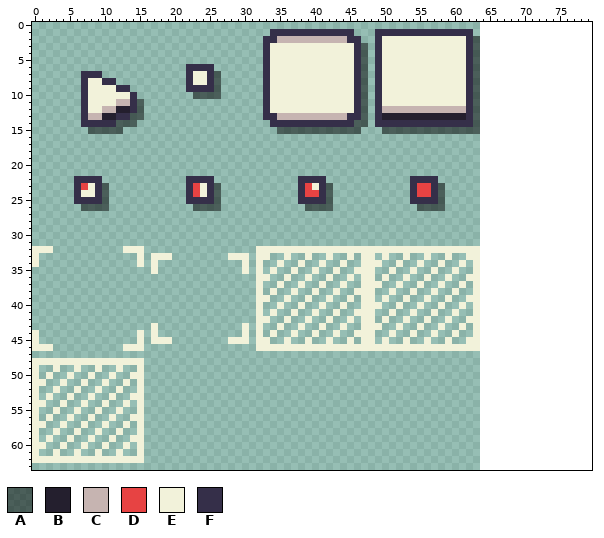
Pixel-art file, stored at Assets/Sprites/UIs.aseprite. The picture above was drawn from the file before the commit.
64x64 pixels, 1 frame. The old version is drawn lined up with the new one, on the new canvas.
Palette (. is transparent): A #0000007f  B #241f2e  C #c6b4b1  D #e74343  E #f2f2da  F #352f49
Pixels before (only the part around the change), first column x 3:
15 .....AAAAA......................AAAAAAAAAAAA...AAAAAAAAAAAAAA................
16 .............................................................................
17 .............................................................................
18 .............................................................................
19 .............................................................................
20 .............................................................................
21 .............................................................................
22 ...FFFF............FFFF............FFFF............FFFF......................
23 ...FDEFA...........FDEFA...........FDEFA...........FDDFA.....................
24 ...FEEFA...........FDEFA...........FDDFA...........FDDFA.....................
25 ...FFFFA...........FFFFA...........FFFFA...........FFFFA.....................
26 ....AAAA............AAAA............AAAA............AAAA.....................
27 .............................................................................
28 .............................................................................
29 .............................................................................
30 .............................................................................
31 .............................................................................
32 ..........EEE................EEEEEEEEEEEEEEEEEEEEEEEEEEEEEEEE................
33 ............E.EEE........EEE.EE..E..E..E..E.EE.E..E..E..E..EE................
34 ............E.E............E.E..E..E..E..E..EEE..E..E..E..E.E................
35 ..............E............E.E.E..E..E..E..EEE..E..E..E..E..E................
36 .............................EE..E..E..E..E.EE.E..E..E..E..EE................
37 .............................E..E..E..E..E..EEE..E..E..E..E.E................
38 .............................E.E..E..E..E..EEE..E..E..E..E..E................
39 .............................EE..E..E..E..E.EE.E..E..E..E..EE................
40 .............................E..E..E..E..E..EEE..E..E..E..E.E................
41 .............................E.E..E..E..E..EEE..E..E..E..E..E................
42 .............................EE..E..E..E..E.EE.E..E..E..E..EE................
43 ..............E............E.E..E..E..E..E..EEE..E..E..E..E.E................
44 ............E.E............E.E.E..E..E..E..EEE..E..E..E..E..E................
45 ............E.EEE........EEE.EE..E..E..E..E.EE.E..E..E..E..EE................
46 ..........EEE................EEEEEEEEEEEEEEEEEEEEEEEEEEEEEEEE................
47 .............................................................................
48 EEEEEEEEEEEEE................................................................
49 E..E..E..E..E................................................................
50 ..E..E..E..EE................................................................
51 .E..E..E..E.E................................................................
52 E..E..E..E..E................................................................
53 ..E..E..E..EE................................................................
54 .E..E..E..E.E................................................................
55 E..E..E..E..E................................................................
56 ..E..E..E..EE................................................................
57 .E..E..E..E.E................................................................
58 E..E..E..E..E................................................................
59 ..E..E..E..EE................................................................
60 .E..E..E..E.E................................................................
61 E..E..E..E..E................................................................
62 EEEEEEEEEEEEE................................................................
63 .............................................................................
After:
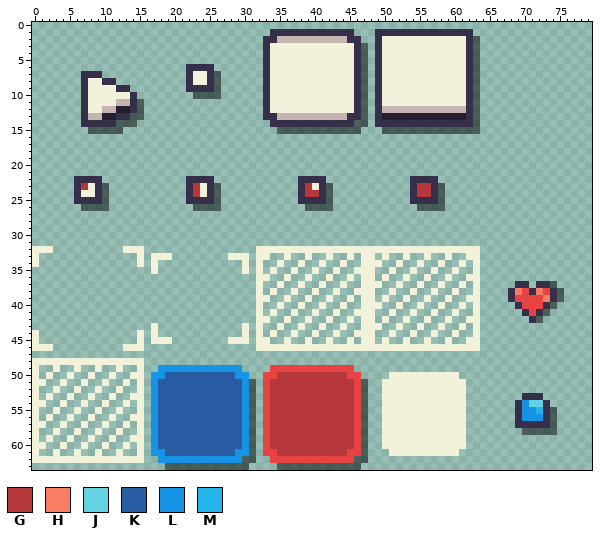
Colours new in this view: G #b7383c  H #fa7d66  J #63d2e2  K #295ca3  L #1793e6  M #23b4e9
Difference:
canvas 64x64 -> 80x64
Colour A is added in row 37 at x 74; in rows 38 to 39 at x 75; in row 40 at x 74; in row 41 at x 73; in row 42 at x 72; in rows 51 to 54 at x 31 and 47.
Colour A is added in rows 55 to 57 at x 31, 47 and 74; in row 58 at x 31, 47 and 70 to 74; in rows 59 to 61 at x 31 and 47; in row 62 at x 30 to 31 and 46 to 47; in row 63 at x 19 to 30 and 35 to 46.
Colour D is added in row 38 at x 70 and 73; in row 39 at x 69 to 72; in row 40 at x 70 to 72; in row 41 at x 71; in row 49 at x 34 to 45; in row 50 at x 33 to 34 and 45 to 46.
Colour D is added in rows 51 to 60 at x 33 and 46; in row 61 at x 33 to 34 and 45 to 46; in row 62 at x 34 to 45.
Colour E is added in row 50 at x 51 to 60; in rows 51 to 60 at x 50 to 61; in row 61 at x 51 to 60.
Colour F is added in row 37 at x 69 to 70 and 72 to 73; in row 38 at x 68, 71 and 74; in row 39 at x 68 and 74; in row 40 at x 69 and 73; in row 41 at x 70 and 72; in row 42 at x 71.
Colour F is added in row 53 at x 70 to 72; in rows 54 to 56 at x 69 and 73; in row 57 at x 69 to 73.
Colour G is added in row 50 at x 35 to 44; in rows 51 to 60 at x 34 to 45; in row 61 at x 35 to 44.
Colour G replaces colour D in row 23 at x 7, 23, 39 and 55 to 56; in row 24 at x 23, 39 to 40 and 55 to 56.
Colour H is added in row 38 at x 69 and 72; in row 39 at x 73.
Colour J is added in row 54 at x 71 to 72.
Colour K is added in row 50 at x 19 to 28; in rows 51 to 60 at x 18 to 29; in row 61 at x 19 to 28.
Colour L is added in row 49 at x 18 to 29; in row 50 at x 17 to 18 and 29 to 30; in rows 51 to 53 at x 17 and 30; in row 54 at x 17, 30 and 70; in row 55 at x 17, 30 and 70 to 71; in row 56 at x 17, 30 and 70 to 72.
Colour L is added in rows 57 to 60 at x 17 and 30; in row 61 at x 17 to 18 and 29 to 30; in row 62 at x 18 to 29.
Colour M is added in row 55 at x 72.
Pixel boxes of the changes (left, top, right, bottom) in both pictures:
changed: (81, 183, 88, 190)
changed: (193, 183, 200, 197)
changed: (305, 183, 319, 197)
changed: (417, 183, 431, 197)
added: (508, 281, 564, 323)
added: (151, 365, 466, 470)
added: (515, 393, 557, 435)
